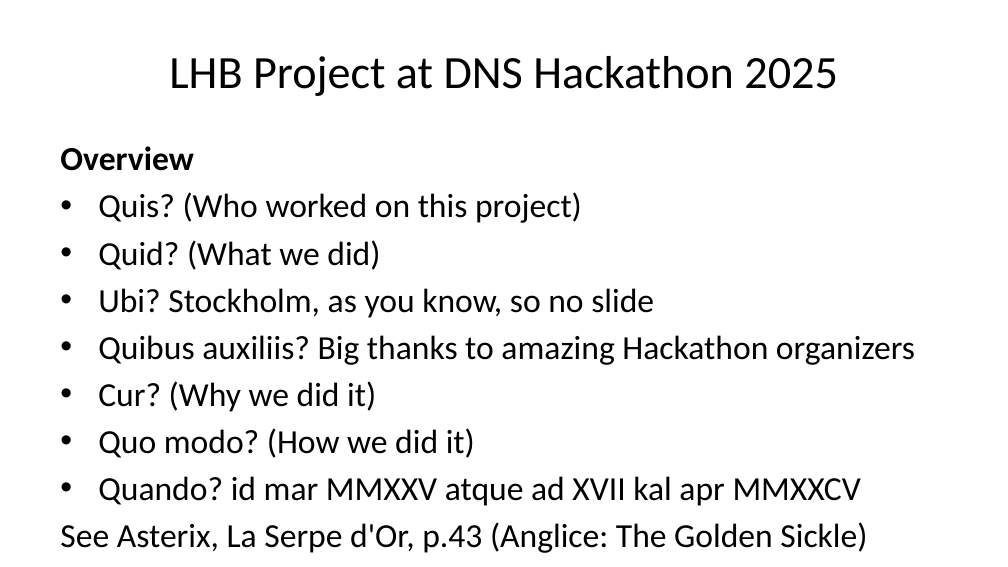
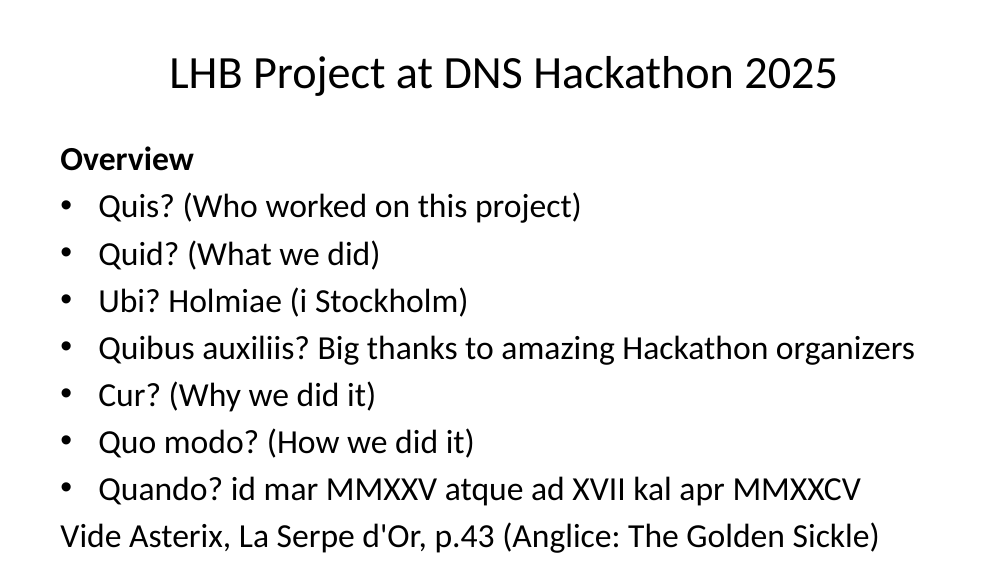
Before and after one commit to DNS-Hackathon/LHB, a slide deck: slide 2 of Slides.pptx. Drawn at 1008x567 pixels with LibreOffice and Linux fonts; fonts in the diff are those of the drawing. Boxes give left, top, right and bottom in pixels: in the first picture for what was removed or moved away, otherwise in the second. Text is boxed around its words. In the diff, an @@ line names an element or a change of style, - is before the commit and + after.

Commit message:
Final update to slides

```diff
--- a/Slides.pptx
+++ b/Slides.pptx
@@ text at bbox=[98, 287, 469, 317]: text changed @@
-• Ubi? Stockholm, as you know, so no slide
+• Ubi? Holmiae (i Stockholm)
@@ text at bbox=[60, 522, 880, 553]: text changed @@
-See Asterix, La Serpe d'Or, p.43 (Anglice: The Golden Sickle)
+Vide Asterix, La Serpe d'Or, p.43 (Anglice: The Golden Sickle)
```
Also in this commit, not shown: 1 other slide changed, 1 slide added, 2 other files.
